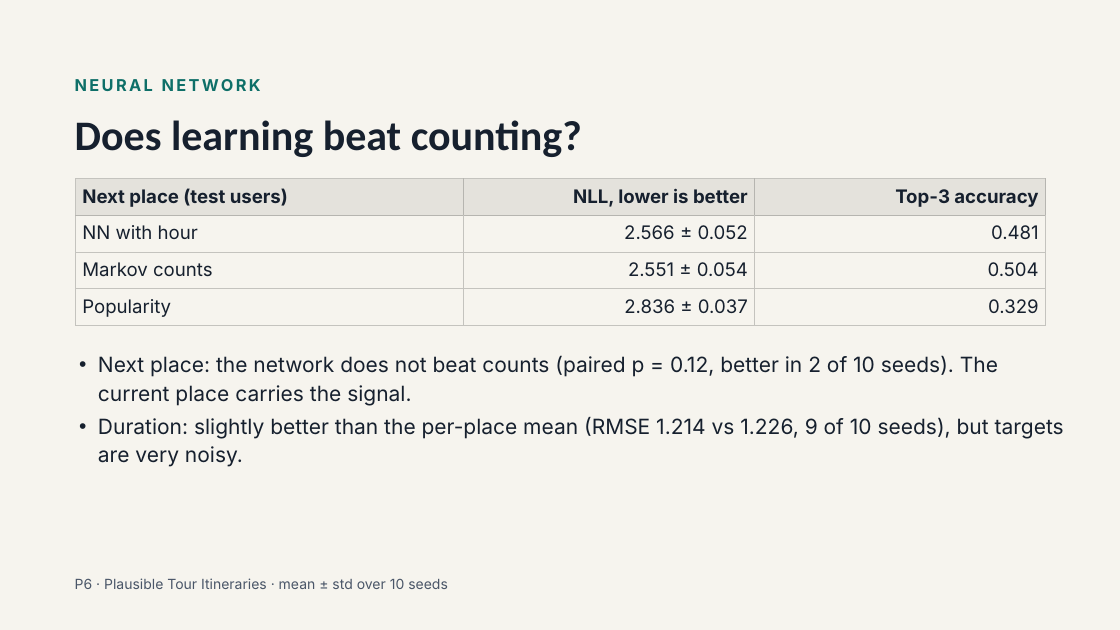
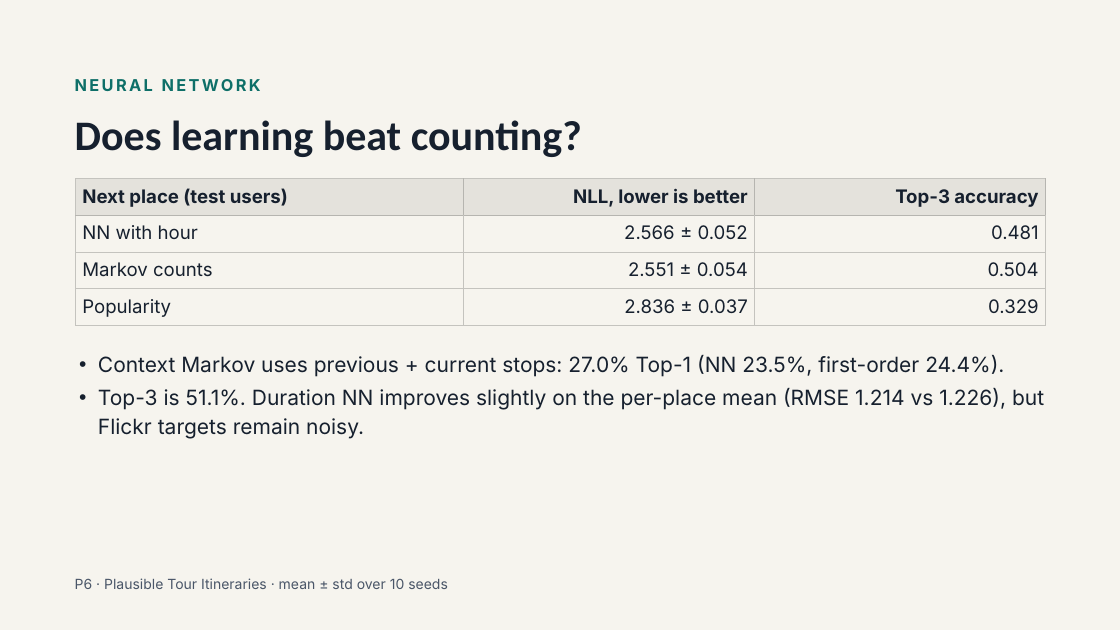
Before and after one commit to salmashamss21/Neuro_Symbolic_Tour_Planner, a slide deck: slide 5 of docs/P6 Plausible Tour Itineraries.pptx. Drawn at 1120x630 pixels with LibreOffice and Linux fonts; fonts in the diff are those of the drawing. Boxes give left, top, right and bottom in pixels: in the first picture for what was removed or moved away, otherwise in the second. Text is boxed around its words. In the diff, an @@ line names an element or a change of style, - is before the commit and + after.

```diff
--- a/docs/P6 Plausible Tour Itineraries.pptx
+++ b/docs/P6 Plausible Tour Itineraries.pptx
@@ text at [98,355,1044,439]: text changed @@
-• Next place: the network does not beat counts (paired p = 0.12, better in 2 of 10 seeds). The current place carries the signal.
-• Duration: slightly better than the per-place mean (RMSE 1.214 vs 1.226, 9 of 10 seeds), but targets are very noisy.
+• Context Markov uses previous + current stops: 27.0% Top-1 (NN 23.5%, first-order 24.4%).
+• Top-3 is 51.1%. Duration NN improves slightly on the per-place mean (RMSE 1.214 vs 1.226), but Flickr targets remain noisy.
```
Also in this commit, not shown: 4 other slides changed, 25 other files.
